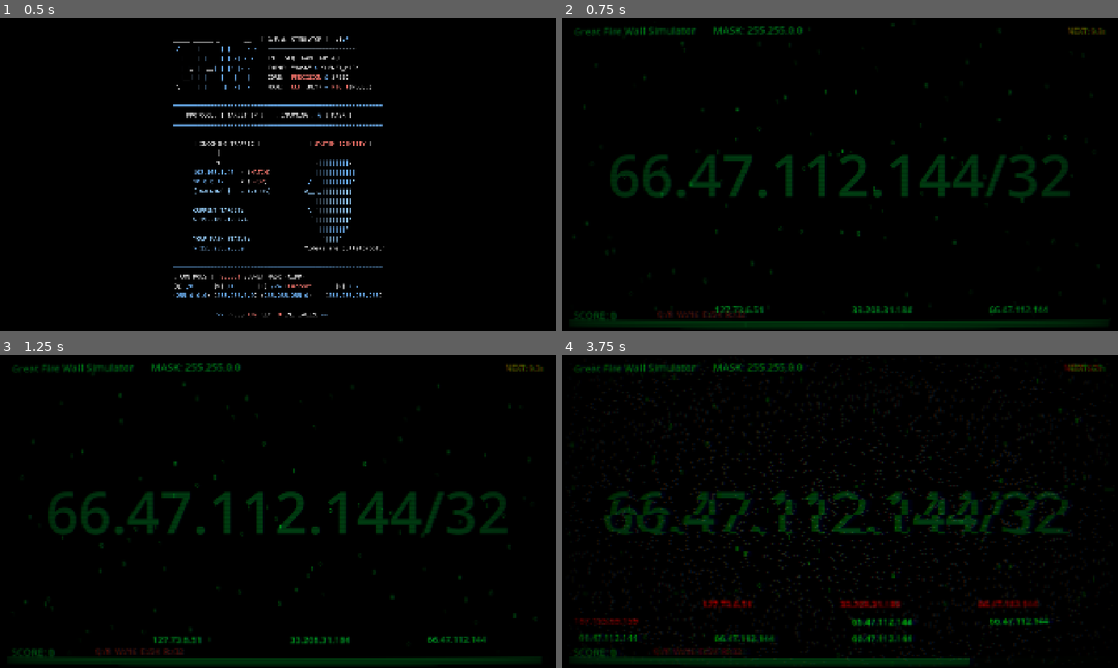
Above: before the commit, frames 1-4 (two rows, left to right).
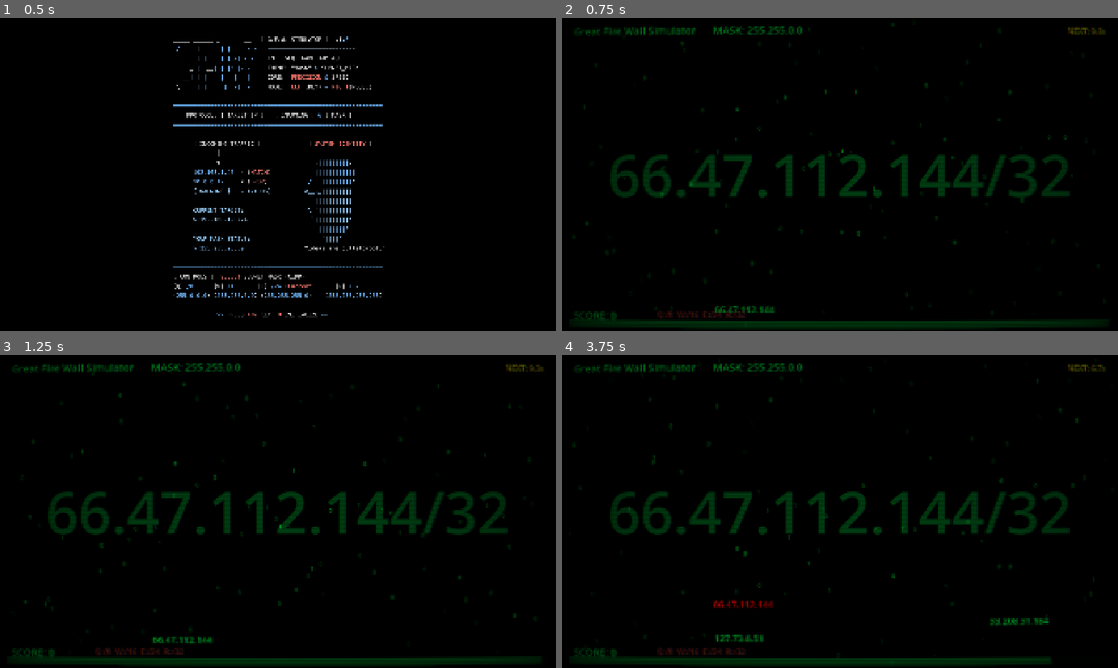
Above: after the commit, the same moments.

Repository: notlsd/v
Game: Godot game, scene res://scenes/main/main.tscn
Two runs of this game, one before a commit and one after it. Both use one fixed random seed, a clock stepped at 60 frames per second and the inputs below. Sound files missing from this copy of the repository are replaced by a short silence.
Inputs (mouse positions are in pixels of both pictures, inside the frame that each line leads up to):
- Up to frame 1 (0.5 s): no input
- Up to frame 2 (0.75 s): tap Enter at 0.5 s; move the mouse to (962, 158) at 0.52 s; hold W (mask_16) from 0.53 s (still down); click (962, 158) at 0.67 s
- Up to frame 3 (1.25 s): keep holding W (mask_16)
- Up to frame 4 (3.75 s): move the mouse to (1051, 639) at 1.27 s; release W (mask_16) at 1.28 s; tap E (mask_24) at 1.35 s; click (1051, 639) at 1.42 s; move the mouse to (906, 630) at 2.02 s; hold R (mask_32) 2.03-2.78 s; click (906, 630) at 2.17 s; move the mouse to (773, 617) at 2.77 s; tap Q (mask_8) at 2.85 s; click (773, 617) at 2.92 s; move the mouse to (628, 624) at 3.52 s; hold W (mask_16) from 3.53 s (still down); click (628, 624) at 3.67 s

Frame 1 is identical in both runs. In frame 2, 0.5% of the frame differs, in the area x 27-88%, y 92-95%; in frame 3, 0.4%; in frame 4, 6.4%, in the area x 2-98%, y 2-99%.

Commit message:
fix: Perfect判定逻辑修复 + UI显示优化
- 修复 is_in_beat_window 函数：优先使用 BGM 播放时间进行精确节拍判定
- 不再依赖可能为空的 beats_detected 数组
- 修复 Perfect 标签位置：使用 PRESET_FULL_RECT 正确居中显示
- 简化 Perfect 动画效果：移除变体和缩放，保留颜色闪烁
- 添加屏幕边缘闪光效果
- 将音频文件添加到 .gitignore（文件太大）

Diff:
--- a/project_v/scripts/managers/audio_manager.gd
+++ b/project_v/scripts/managers/audio_manager.gd
@@ -5,6 +5,7 @@
 ## 信号
 signal beat_hit()
 signal perfect_hit()
+signal intensity_changed(intensity: float)  # 音乐强度变化 (0.0 - 1.0)
 
 ## 音频播放器
 var bgm_player: AudioStreamPlayer = null
@@ -21,12 +22,13 @@
 var last_energy: float = 0.0
 var energy_history: Array[float] = []
 const ENERGY_HISTORY_SIZE = 43  # 约1秒的历史（假设60fps）
-const BEAT_THRESHOLD = 1.5  # 能量峰值阈值
+const BEAT_THRESHOLD = 1.3  # 能量峰值阈值（降低以提高检测灵敏度）
 const BEAT_COOLDOWN = 0.2  # 两次节拍之间的最小间隔
 var beat_cooldown_timer: float = 0.0
 var beats_detected: Array[float] = []  # 记录最近节拍时间
 var estimated_bpm: float = 120.0
 var bgm_playing: bool = false
+var current_intensity: float = 0.0  # 当前音乐强度 (0.0 - 1.0)
 
 ## BPM 手动设置（备用）
 var bpm: float = 120.0
@@ -132,6 +134,12 @@
 	for e in energy_history:
 		avg_energy += e
 	avg_energy /= max(1, energy_history.size())
+
+	# 计算归一化强度 (0.0 - 1.0) - 用于节奏同步生成
+	var new_intensity = clamp(energy / max(0.001, avg_energy * 2.0), 0.0, 1.0)
+	if abs(new_intensity - current_intensity) > 0.05:  # 只在变化明显时更新
+		current_intensity = new_intensity
+		intensity_changed.emit(current_intensity)
 
 	# 检测能量峰值
 	if energy > avg_energy * BEAT_THRESHOLD and beat_cooldown_timer <= 0:
@@ -198,20 +206,77 @@
 
 ## 检查是否在 Perfect 窗口内
 func is_in_beat_window(window_ms: float = 50.0) -> bool:
-	# 使用最近的节拍时间
-	if beats_detected.is_empty():
-		return false
-
-	var current_time = Time.get_ticks_msec() / 1000.0
-	var last_beat = beats_detected.back()
-	var time_since_beat = current_time - last_beat
-
-	# 估算下一个节拍时间
-	var beat_interval = 60.0 / max(60.0, estimated_bpm)
-	var time_to_next_beat = beat_interval - fmod(time_since_beat, beat_interval)
-
 	var window_sec = window_ms / 1000.0
-	return time_since_beat < window_sec or time_to_next_beat < window_sec
+
+	# DEBUG: 输出当前状态
+	print("[Perfect Debug] ====== 检查 Perfect 窗口 ======")
+	print("[Perfect Debug] bgm_playing=%s, bgm_player=%s, bgm_player.playing=%s" % [
+		bgm_playing,
+		bgm_player != null,
+		bgm_player.playing if bgm_player else "N/A"
+	])
+	print("[Perfect Debug] window_ms=%s, window_sec=%s" % [window_ms, window_sec])
+	print("[Perfect Debug] estimated_bpm=%s, default_bpm=%s" % [estimated_bpm, bpm])
+	print("[Perfect Debug] beats_detected.size()=%s" % beats_detected.size())
+
+	# 优先使用 BGM 播放时间进行节拍判定（最可靠）
+	if bgm_playing and bgm_player and bgm_player.playing:
+		var playback_position = bgm_player.get_playback_position()
+		# 使用估算的 BPM，如果没有则使用默认值
+		var current_bpm = estimated_bpm if estimated_bpm > 60.0 else bpm
+		var beat_interval = 60.0 / current_bpm
+		var time_in_beat = fmod(playback_position, beat_interval)
+		var time_to_next = beat_interval - time_in_beat
+
+		print("[Perfect Debug] [BGM方式] playback_pos=%.3f, bpm=%.1f, beat_interval=%.3f" % [
+			playback_position, current_bpm, beat_interval
+		])
+		print("[Perfect Debug] [BGM方式] time_in_beat=%.3f, time_to_next=%.3f" % [
+			time_in_beat, time_to_next
+		])
+		print("[Perfect Debug] [BGM方式] 判定: time_in_beat(%.3f) < window(%.3f) = %s" % [
+			time_in_beat, window_sec, time_in_beat < window_sec
+		])
+		print("[Perfect Debug] [BGM方式] 判定: time_to_next(%.3f) < window(%.3f) = %s" % [
+			time_to_next, window_sec, time_to_next < window_sec
+		])
+
+		# 检查是否接近节拍点（周期开始或即将结束）
+		if time_in_beat < window_sec or time_to_next < window_sec:
+			print("[Perfect Debug] >>> 结果: PERFECT! <<<")
+			return true
+		else:
+			print("[Perfect Debug] [BGM方式] 不在窗口内")
+	else:
+		print("[Perfect Debug] BGM 未播放，跳过 BGM 方式")
+
+	# 备用方案：使用节拍检测历史
+	if not beats_detected.is_empty():
+		var current_time = Time.get_ticks_msec() / 1000.0
+		var last_beat = beats_detected.back()
+		var time_since_beat = current_time - last_beat
+
+		print("[Perfect Debug] [备用方式] current_time=%.3f, last_beat=%.3f, time_since=%.3f" % [
+			current_time, last_beat, time_since_beat
+		])
+
+		if time_since_beat < window_sec:
+			print("[Perfect Debug] >>> 结果: PERFECT (备用-刚过节拍)! <<<")
+			return true
+
+		var beat_interval = 60.0 / max(60.0, estimated_bpm)
+		var time_to_next = beat_interval - fmod(time_since_beat, beat_interval)
+		print("[Perfect Debug] [备用方式] beat_interval=%.3f, time_to_next=%.3f" % [
+			beat_interval, time_to_next
+		])
+		if time_to_next < window_sec:
+			print("[Perfect Debug] >>> 结果: PERFECT (备用-接近下个节拍)! <<<")
+			return true
+	else:
+		print("[Perfect Debug] beats_detected 为空，跳过备用方式")
+
+	print("[Perfect Debug] >>> 结果: NOT PERFECT <<<")
+	return false
 
 
 func _process_tone_generation() -> void:
@@ -305,12 +370,18 @@
 
 ## 信号回调
 func _on_match_success() -> void:
-	# 检查是否 Perfect
-	if is_in_beat_window(50.0):
+	print("\n[AudioManager] ========== _on_match_success 被调用 ==========")
+	# 检查是否 Perfect（窗口增大到 100ms 提高触发率）
+	var is_perfect = is_in_beat_window(100.0)
+	print("[AudioManager] is_perfect = %s" % is_perfect)
+	if is_perfect:
+		print("[AudioManager] >>> 触发 PERFECT! 播放音效并发射信号 <<<")
 		play_perfect_sfx()
 		perfect_hit.emit()
 	else:
+		print("[AudioManager] 普通成功，播放普通音效")
 		play_success_sfx()
+	print("[AudioManager] ==========================================\n")
 
 
 func _on_match_failure() -> void:
@@ -340,3 +411,8 @@
 
 func get_estimated_bpm() -> float:
 	return estimated_bpm
+
+
+## 获取当前音乐强度 (0.0 - 1.0)
+func get_current_intensity() -> float:
+	return current_intensity
--- a/project_v/scripts/managers/terminal_spawner.gd
+++ b/project_v/scripts/managers/terminal_spawner.gd
@@ -93,7 +93,16 @@
 
 
 func _spawn_lines() -> void:
-	var num_ips = randi_range(1, 3)
+	# 根据音乐强度动态调整生成数量
+	var intensity = AudioManager.get_current_intensity()
+	var num_ips: int
+
+	if intensity > 0.7:
+		num_ips = 3  # 激烈时生成 3 个
+	elif intensity > 0.4:
+		num_ips = 2  # 中等时生成 2 个
+	else:
+		num_ips = 1  # 舒缓时生成 1 个
 
 	var available_columns = range(NUM_COLUMNS)
 	available_columns.shuffle()
--- a/project_v/scripts/ui/terminal_hud.gd
+++ b/project_v/scripts/ui/terminal_hud.gd
@@ -186,41 +186,64 @@
 ## 创建 Perfect 标签
 func _create_perfect_label() -> void:
 	perfect_label = Label.new()
-	perfect_label.text = "PERFECT!"
+	perfect_label.text = "PERFECT"
 	perfect_label.horizontal_alignment = HORIZONTAL_ALIGNMENT_CENTER
 	perfect_label.vertical_alignment = VERTICAL_ALIGNMENT_CENTER
 	perfect_label.visible = false
 
-	# 样式
+	# 终端风格样式
 	var settings = LabelSettings.new()
-	settings.font_size = 72
-	settings.font_color = Color.CYAN
-	settings.outline_size = 4
-	settings.outline_color = Color.BLACK
+	settings.font_size = 48
+	settings.font_color = Color("#00ff41")  # 终端绿
+	settings.shadow_size = 8
+	settings.shadow_color = Color(0, 1, 0.3, 0.5)
 	perfect_label.label_settings = settings
 
-	# 位置（屏幕中央偏上）
-	perfect_label.set_anchors_preset(Control.PRESET_CENTER_TOP)
-	perfect_label.position = Vector2(960, 200)
-	perfect_label.pivot_offset = Vector2(100, 36)
+	# 全屏填充，文字自动居中
+	perfect_label.set_anchors_preset(Control.PRESET_FULL_RECT)
+	perfect_label.mouse_filter = Control.MOUSE_FILTER_IGNORE
 
 	add_child(perfect_label)
 
 
-## Perfect 命中
+## Perfect 命中 - 酷炫动画
 func _on_perfect_hit() -> void:
 	if perfect_label == null:
 		return
 
+	# 设置初始状态
 	perfect_label.visible = true
-	perfect_label.modulate = Color.CYAN
-	perfect_label.scale = Vector2(1.5, 1.5)
-
+	perfect_label.modulate = Color("#00ff41")
+	perfect_label.modulate.a = 1.0
+
+	# 弹跳 + 淡出动画
 	var tween = create_tween()
 	tween.set_parallel(true)
-	tween.tween_property(perfect_label, "scale", Vector2(1.0, 1.0), 0.2)
-	tween.tween_property(perfect_label, "modulate:a", 0.0, 0.5).set_delay(0.2)
+
+	# 颜色闪烁：绿 -> 青 -> 白 -> 绿
+	tween.tween_property(perfect_label, "modulate", Color.CYAN, 0.1)
+	tween.chain().tween_property(perfect_label, "modulate", Color.WHITE, 0.1)
+	tween.chain().tween_property(perfect_label, "modulate", Color("#00ff41"), 0.1)
+	# 淡出
+	tween.chain().tween_property(perfect_label, "modulate:a", 0.0, 0.3).set_delay(0.1)
 	tween.chain().tween_callback(func(): perfect_label.visible = false)
+
+	# 屏幕边缘闪光效果
+	_flash_screen_edge()
+
+## 屏幕边缘闪光效果
+func _flash_screen_edge() -> void:
+	# 创建一个短暂的边缘发光效果
+	var flash = ColorRect.new()
+	flash.set_anchors_preset(Control.PRESET_FULL_RECT)
+	flash.color = Color(0, 1, 0.3, 0.3)  # 半透明绿色
+	flash.mouse_filter = Control.MOUSE_FILTER_IGNORE
+	add_child(flash)
+
+	# 快速淡出
+	var tween = create_tween()
+	tween.tween_property(flash, "color:a", 0.0, 0.15)
+	tween.tween_callback(func(): flash.queue_free())
 
 
 ## 创建背景目标显示
Not shown, changed: .gitignore
